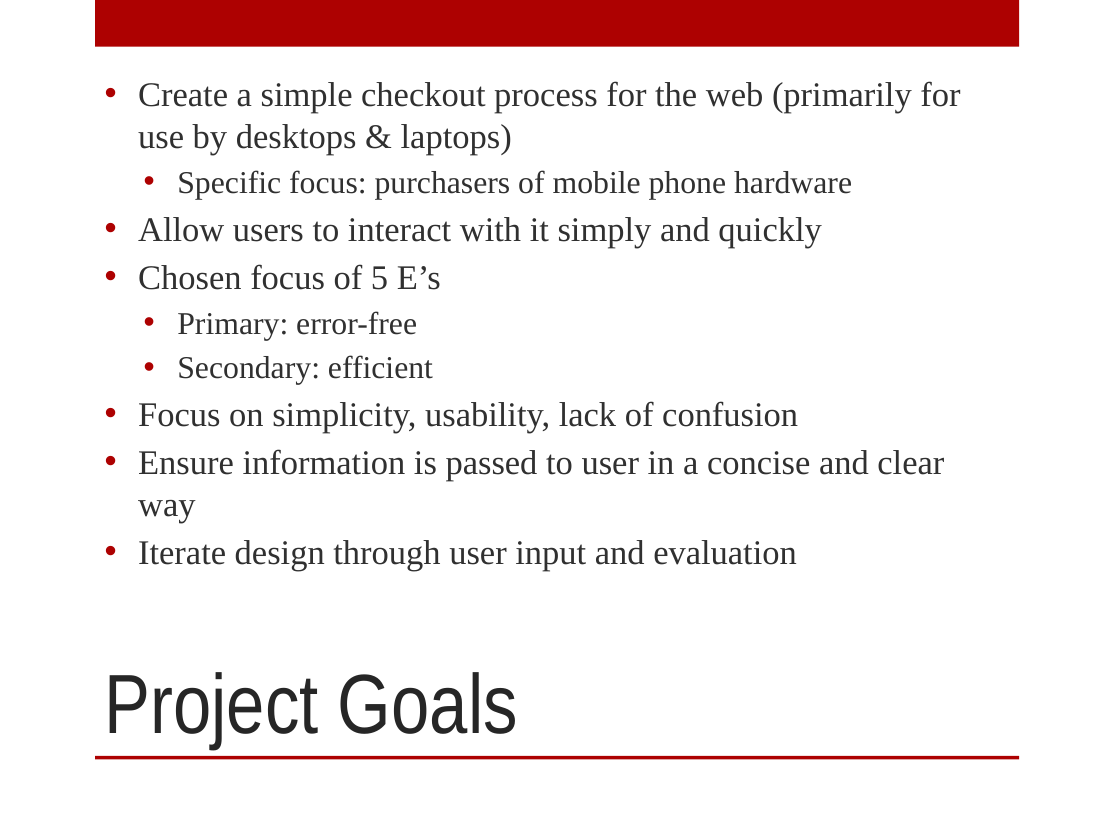
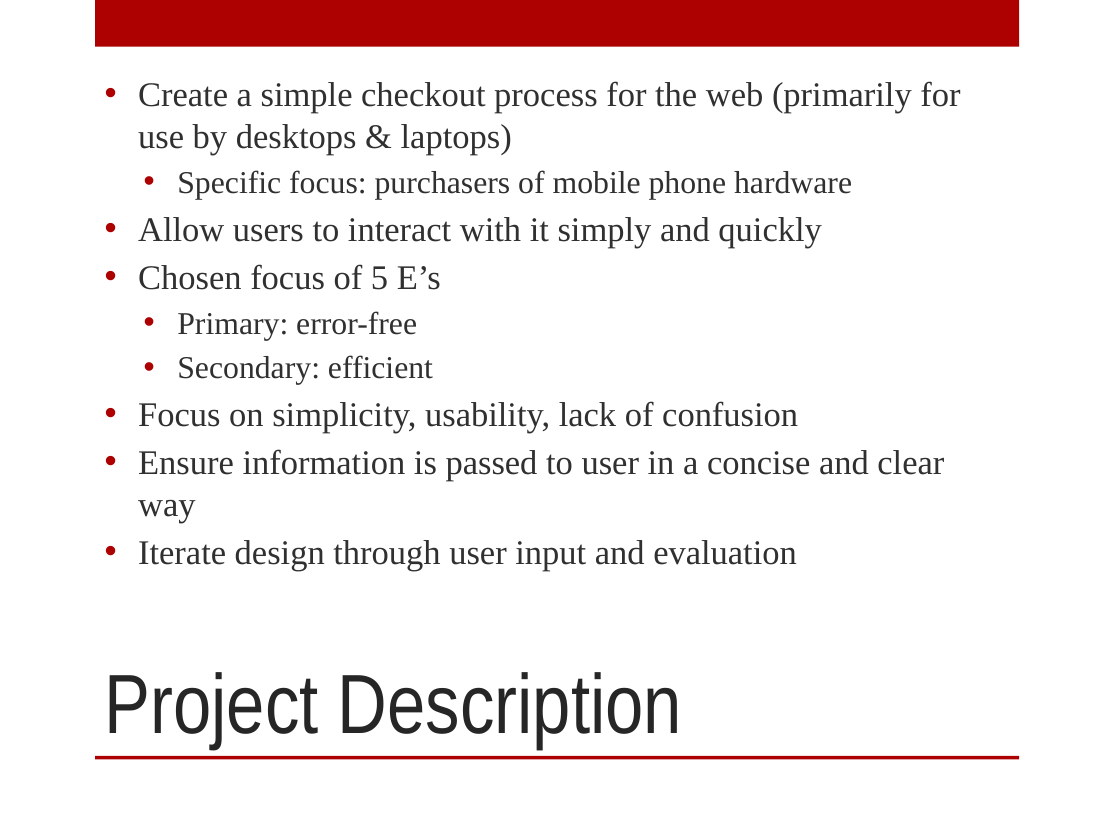
Before and after one commit to cs545/project-presentation, a slide deck: slide 2 of cs-545-presentation.pptx. Drawn at 1120x840 pixels with LibreOffice and Linux fonts; fonts in the diff are those of the drawing; background and template pictures are left out. Boxes give left, top, right and bottom in pixels: in the first picture for what was removed or moved away, otherwise in the second. Text is boxed around its words. In the diff, an @@ line names an element or a change of style, - is before the commit and + after.

```diff
--- a/cs-545-presentation.pptx
+++ b/cs-545-presentation.pptx
@@ title at bbox=[105, 672, 682, 748]: text changed @@
-Project Goals
+Project Description
```
Also in this commit, not shown: 2 other slides changed, 3 slides added.
